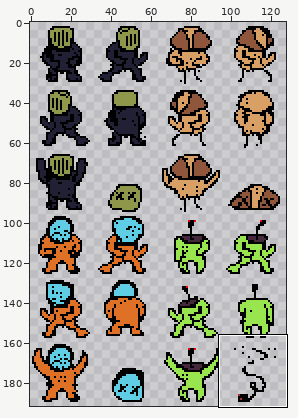
Edited in one commit: sprite sheet (assets/charactersSpriteSheet.png). Above, an overview of the earlier version with the close-up marked.
Close-up. Before the edit:
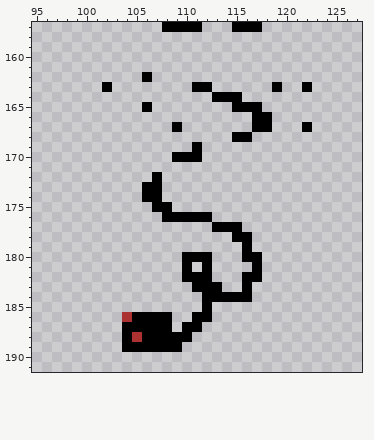
The file is 128x192 pixels. Shown: x 95..127, y 157..191.
And afterwards:
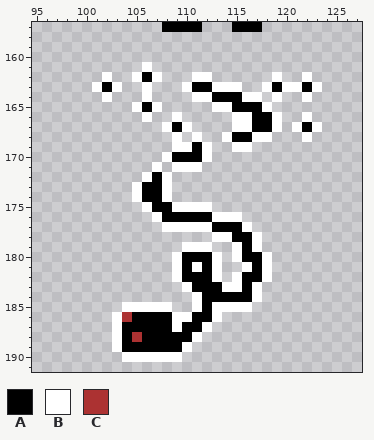
Palette (. is transparent): A #000000  B #ffffff  C #ac3232
The exact change:
There is now colour B in row 161 at x 106; in row 162 at x 102, 105, 107, 111 to 112, 119 and 122; in row 163 at x 101, 103, 106, 110, 113 to 115, 118, 120 to 121 and 123; in row 164 at x 102, 106, 111 to 112, 116 to 117, 119 and 122; in row 165 at x 105, 107, 113 to 114 and 118; in row 166 at x 106, 109, 115 to 116, 119 and 122.
There is now colour B in row 167 at x 108, 110, 115 to 116, 119, 121 and 123; in row 168 at x 109, 111, 114, 117 to 118 and 122; in row 169 at x 109 to 110, 112 and 115 to 116; in row 170 at x 108 and 112; in row 171 at x 107 and 109 to 111; in row 172 at x 106 and 108.
There is now colour B in rows 173 to 174 at x 105 and 108; in row 175 at x 106 and 109 to 112; in row 176 at x 107 and 113 to 115; in row 177 at x 108 to 112 and 116; in row 178 at x 113 to 114 and 117; in row 179 at x 110 to 112, 115 and 117.
There is now colour B in row 180 at x 109, 113, 115 and 118; in row 181 at x 109, 111, 113, 116 and 118; in row 182 at x 109, 113, 115 and 118; in row 183 at x 110, 114 to 115 and 117; in row 184 at x 111 and 117; in row 185 at x 104 to 108, 111 and 113 to 116.
There is now colour B in row 186 at x 103, 109 to 110 and 113; in row 187 at x 103, 109 and 112; in row 188 at x 103 and 111; in row 189 at x 103 and 110; in row 190 at x 104 to 109.
